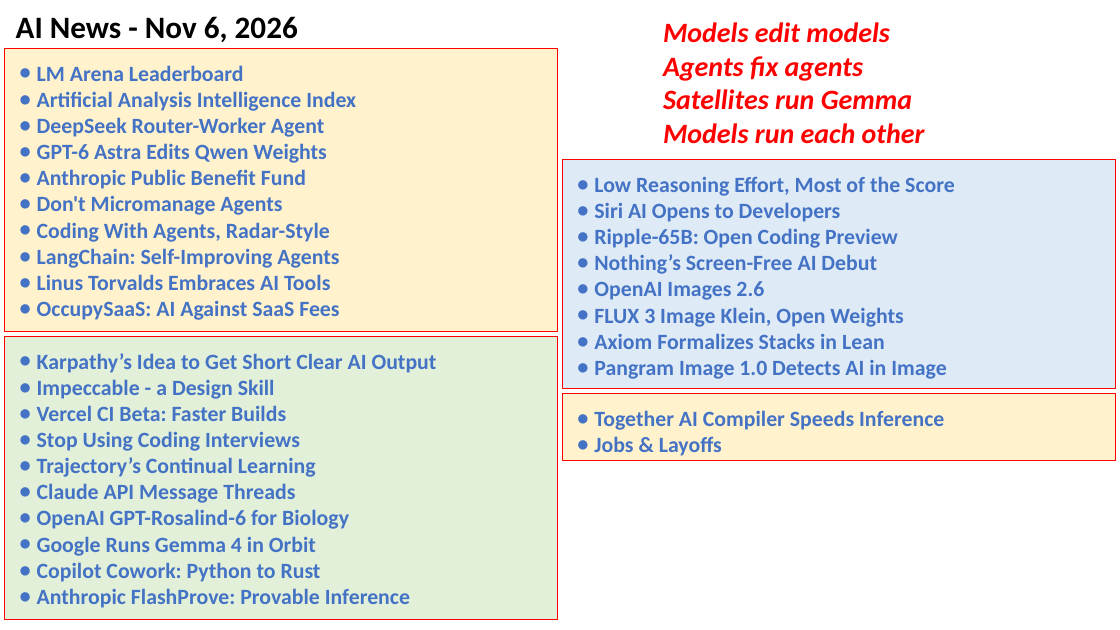
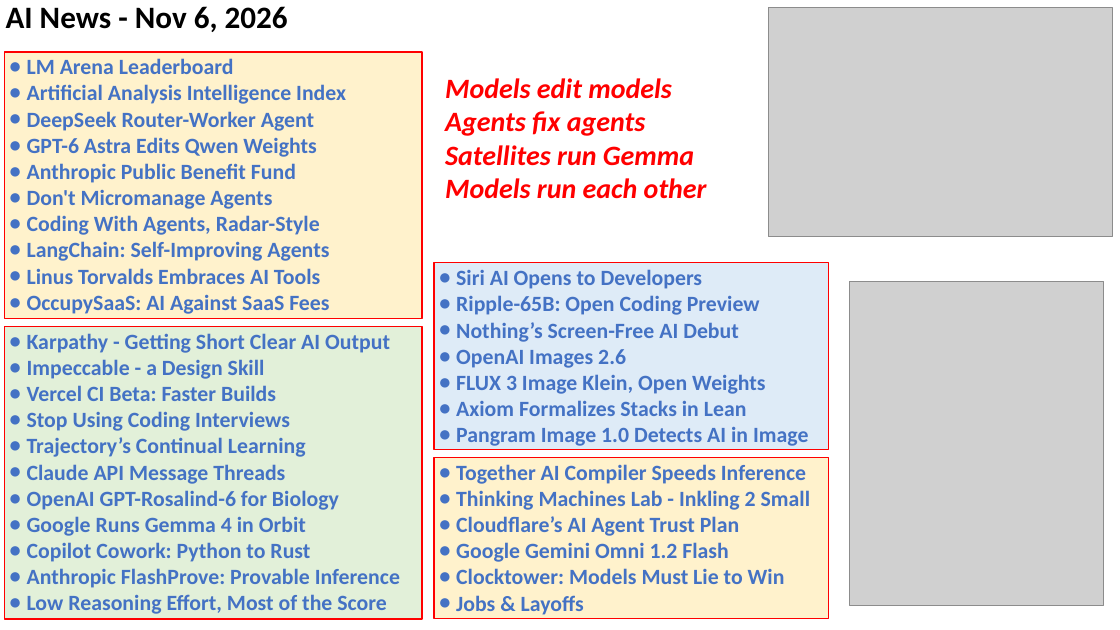
Before and after one commit to lselector/seminar, a slide deck: slide 1 of 2026/2026-11-06-AI-News.pptx. Drawn at 1120x630 pixels with LibreOffice and Linux fonts; fonts in the diff are those of the drawing; grey boxes stand for pictures. Boxes give left, top, right and bottom in pixels: in the first picture for what was removed or moved away, otherwise in the second. Text is boxed around its words. In the diff, an @@ line names an element or a change of style, - is before the commit and + after.

Commit message:
update

```diff
--- a/2026/2026-11-06-AI-News.pptx
+++ b/2026/2026-11-06-AI-News.pptx
@@ text "AI News - Nov 6, ...": place and size @@
-text "AI News - Nov 6, ..." at (16, 16, 298, 42)
+text "AI News - Nov 6, ..." at (6, 6, 288, 32)
@@ picture added at (768, 8, 1112, 237) @@
@@ rectangle "LM Arena Leaderboard": place and size @@
-rectangle "LM Arena Leaderboard" at (4, 48, 558, 332)
+rectangle "LM Arena Leaderboard" at (4, 52, 422, 318)
@@ text "Models edit models": place and size @@
-text "Models edit models" at (663, 22, 925, 144)
+text "Models edit models" at (445, 78, 707, 199)
@@ text in rectangle at (594, 176, 955, 196): paragraph removed @@
-● Low Reasoning Effort, Most of the Score
@@ rectangle "Siri AI Opens to Developers": place and size @@
-rectangle "Siri AI Opens to Developers" at (562, 159, 1116, 389)
+rectangle "Siri AI Opens to Developers" at (435, 263, 829, 450)
@@ picture added at (850, 281, 1104, 605) @@
@@ rectangle "Karpathy - Getting Short Clear ...": place and size @@
-rectangle "Karpathy - Getting Short Clear ..." at (4, 336, 558, 619)
+rectangle "Karpathy - Getting Short Clear ..." at (4, 327, 422, 619)
@@ text in rectangle at (27, 333, 390, 353): text changed @@
-● Karpathy’s Idea to Get Short Clear AI Output
+● Karpathy - Getting Short Clear AI Output
@@ rectangle "Together AI Compiler Speeds Inference": place and size @@
-rectangle "Together AI Compiler Speeds Inference" at (562, 393, 1116, 460)
+rectangle "Together AI Compiler Speeds Inference" at (435, 458, 829, 618)
@@ text in rectangle at (456, 490, 810, 584): paragraphs added @@
+● Thinking Machines Lab - Inkling 2 Small
+● Cloudflare’s AI Agent Trust Plan
+● Google Gemini Omni 1.2 Flash
+● Clocktower: Models Must Lie to Win
@@ text in rectangle at (27, 594, 387, 614): paragraph added @@
+● Low Reasoning Effort, Most of the Score
```
Also in this commit, not shown: 5 other slides changed, 2 slides added, 2 slides removed.
